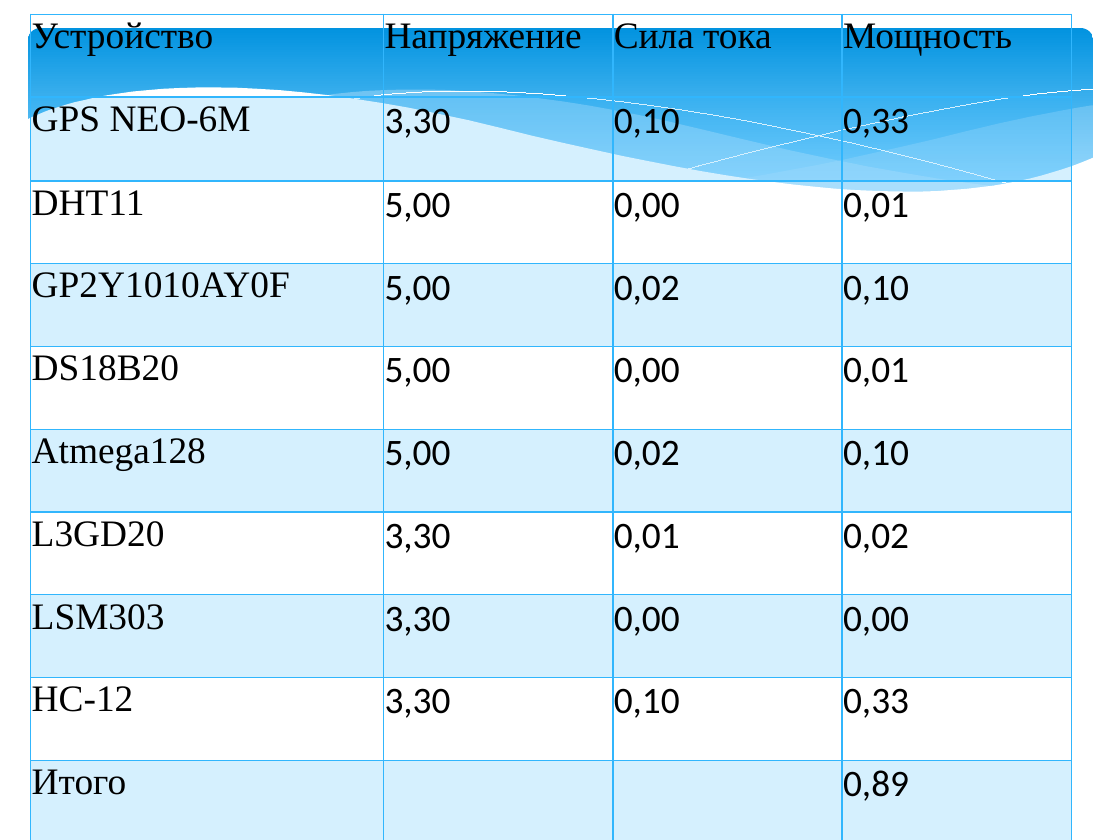
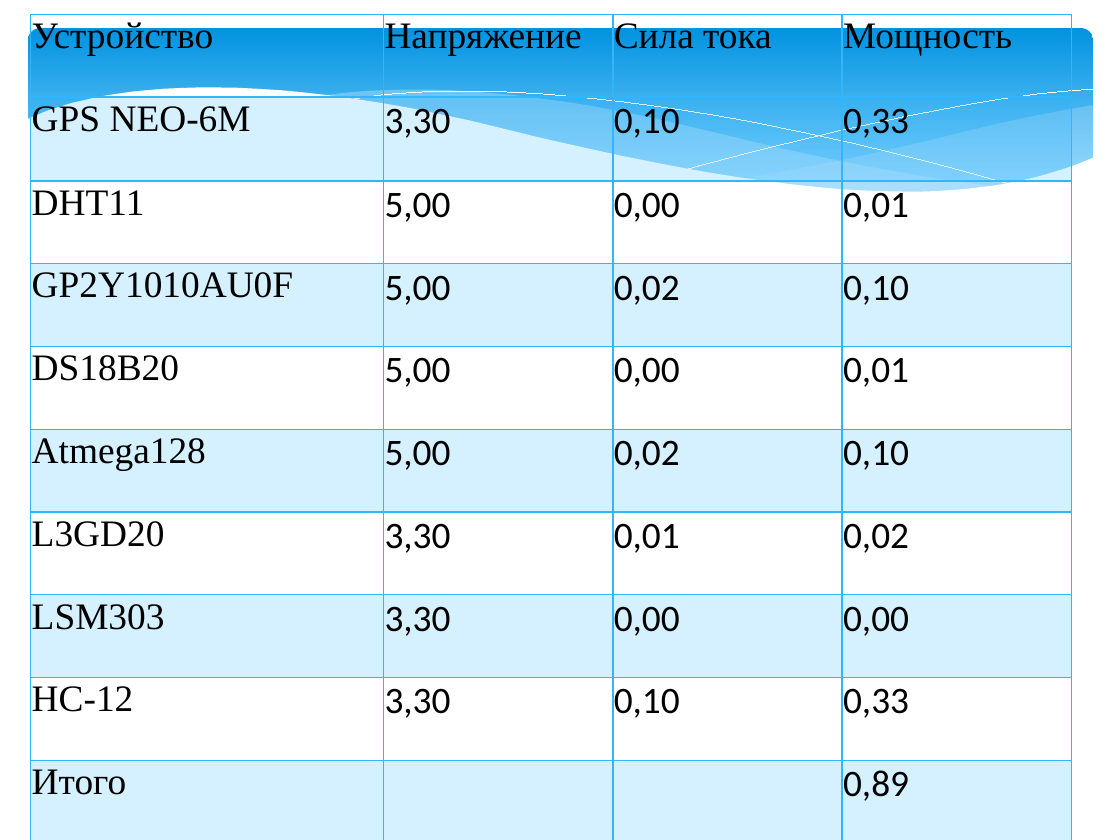
Before and after one commit to vladritfus/HellShow, a slide deck: slide 7 of СПЛ.pptx. Drawn at 1120x840 pixels with LibreOffice and Linux fonts; fonts in the diff are those of the drawing. Boxes give left, top, right and bottom in pixels: in the first picture for what was removed or moved away, otherwise in the second. Text is boxed around its words. In the diff, an @@ line names an element or a change of style, - is before the commit and + after.

```diff
--- a/СПЛ.pptx
+++ b/СПЛ.pptx
@@ table at (31,15,1073,840) @@
-row 4, column 1: GP2Y1010AY0F
+row 4, column 1: GP2Y1010AU0F
```
Also in this commit, not shown: 2 other slides changed, 1 slide added.
